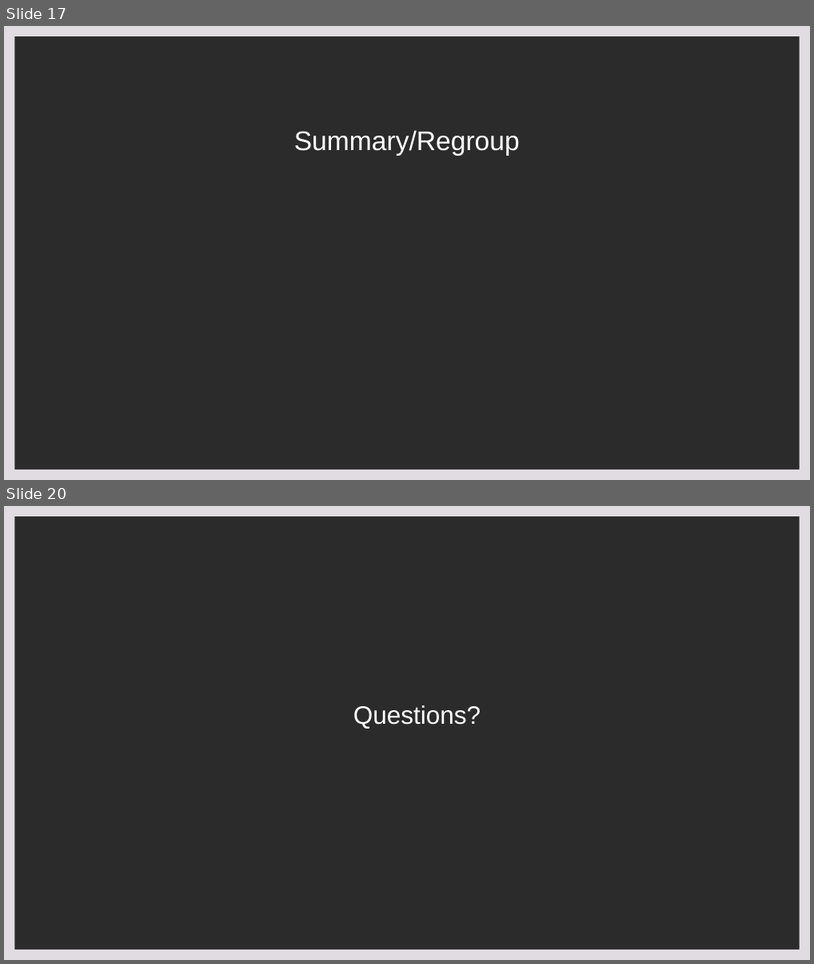
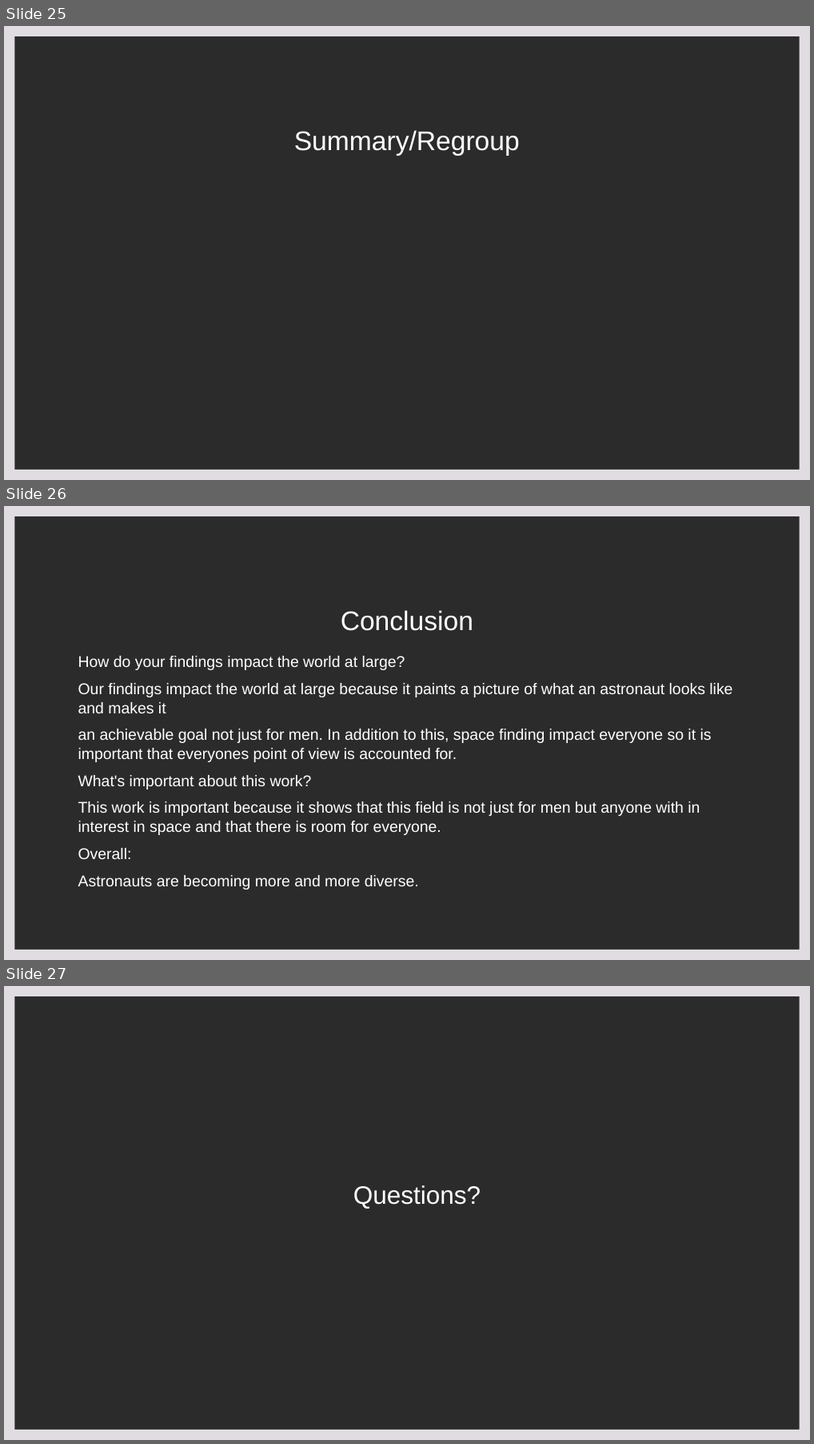
Before and after one commit to rhreich34/NASA-Hiring-Rate, a slide deck: NASA Presentation.pptx. Shown one above the other, each under a label of ours: slides 17 and 20 before the commit, slides 25, 26 and 27 after it; the slides between them are not shown. The pictures are 814x964 and 814x1444 pixels, drawn with LibreOffice and Linux fonts; fonts in the diff are those of the drawing; background and template pictures are left out; a plain dark background stands for a picture behind light text. Boxes give left, top, right and bottom in pixels: in the first picture for what was removed or moved away, otherwise in the second. Text is boxed around its words. In the diff, an @@ line names an element or a change of style, - is before the commit and + after.

```diff
--- a/NASA Presentation.pptx
+++ b/NASA Presentation.pptx
@@ slide 26 added at box(4, 506, 810, 960), background picture (left out); not listed: 1 template element that a slide beside it also shows @@
@@ title added at box(341, 610, 474, 631), 32 pt, text #FFFFFF @@
+Conclusion
@@ text added at box(78, 656, 733, 889), 18.5 pt, text #FFFFFF @@
+How do your findings impact the world at large?
+Our findings impact the world at large because it paints a picture of what an astronaut looks like and makes it
+an achievable goal not just for men. In addition to this, space finding impact everyone so it is important that everyones point of view is accounted for.
+What's important about this work?
+This work is important because it shows that this field is not just for men but anyone with in interest in space and that there is room for everyone.
+Overall:
+Astronauts are becoming more and more diverse.
@@ what was slide 17 is now slide 25 @@
@@ what was slide 20 is now slide 27 @@
```
Also in this commit, not shown: 9 other slides added, 3 slides removed.
